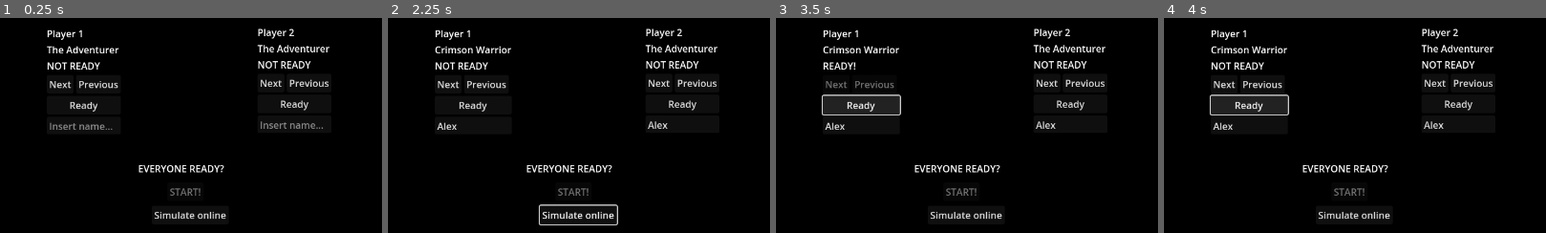
Above: before the commit, frames 1-4 (left to right).
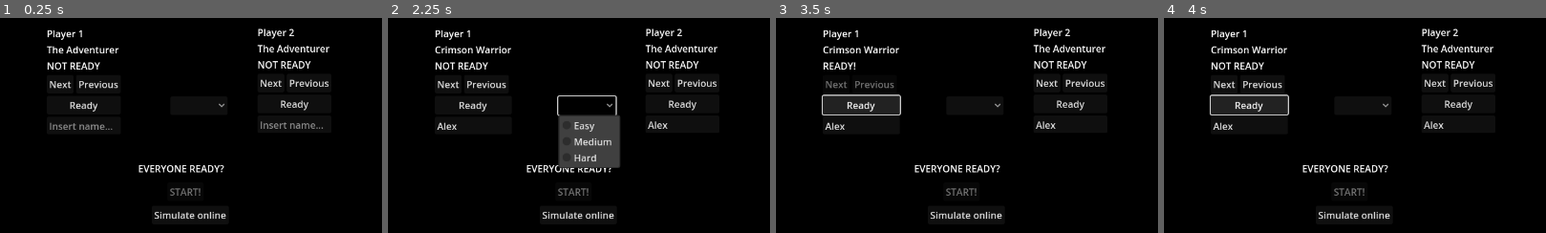
Above: after the commit, the same moments.

Repository: luizpanigassi/bulletoverflow42
Game: Godot game, scene res://client/scenes/ui/character_select.tscn
The game is run twice, just before and just after one commit, with the same random seed, the same clock (stepped at 60 frames per second) and the same inputs.
Inputs (mouse positions are % of the whole screen's width and height, from its top left):
- Up to frame 1 (0.25 s): no input
- Up to frame 2 (2.25 s): click (32, 58) at 0.52 s; type "Alex" at 0.6 s; click (59, 57) at 0.75 s; type "Alex" at 0.83 s; click "Simulate online" at 1.25 s; click (47, 53) at 2.02 s
- Up to frame 3 (3.5 s): click "Ready" at 2.75 s
- Up to frame 4 (4 s): click "Ready" at 3.5 s
The pictures show only the part of the screen within x 21-71%, y 32-82%; the shares and areas given below are measured in that part.

The runs differ from the first frame. In frame 1, less than 0.1% of the frame differs, in the area x 57-59%, y 39-42%; in frame 2, 4.5%, in the area x 39-61%, y 36-97%; in frame 3, less than 0.1%; in frame 4, less than 0.1%.

Commit message:
[feat]: hard bot added, polished all

Diff:
--- a/client/scenes/ui/character_select.tscn
+++ b/client/scenes/ui/character_select.tscn
@@ -135,3 +135,17 @@
 offset_right = 649.0
 offset_bottom = 579.0
 text = "Simulate online"
+
+[node name="BotDifficultyOption" type="OptionButton" parent="."]
+layout_mode = 0
+offset_left = 551.0
+offset_top = 365.0
+offset_right = 583.0
+offset_bottom = 385.0
+item_count = 3
+popup/item_0/text = "Easy"
+popup/item_0/id = 0
+popup/item_1/text = "Medium"
+popup/item_1/id = 1
+popup/item_2/text = "Hard"
+popup/item_2/id = 2
--- a/client/scripts/entities/powerup.gd
+++ b/client/scripts/entities/powerup.gd
@@ -12,6 +12,7 @@
 var float_time: float = 0.0
 
 func _ready():
+	add_to_group("powerups")
 	configure_visual()
 
 func _process(delta: float) -> void:
--- a/client/scripts/system/bot_controller.gd
+++ b/client/scripts/system/bot_controller.gd
@@ -33,6 +33,8 @@
 	controlled_player.set_external_input(snapshot)
 
 func _process_medium() -> void:
+	if not is_instance_valid(controlled_player) or not is_instance_valid(target_player):
+		return
 	var snapshot := InputSnapshot.new()
 	var to_target := target_player.global_position - controlled_player.global_position
 	var distance := to_target.length()
@@ -61,5 +63,80 @@
 	controlled_player.set_external_input(snapshot)
 
 func _process_hard() -> void:
+	if not is_instance_valid(controlled_player) or not is_instance_valid(target_player):
+		return
 	var snapshot := InputSnapshot.new()
 	var to_target := target_player.global_position - controlled_player.global_position
+	var distance := to_target.length()
+
+	var time_to_hit := distance / BULLET_SPEED
+	var predicted_pos := target_player.global_position + target_player.velocity * time_to_hit
+	var aim_dir := (predicted_pos - controlled_player.global_position).normalized()
+	snapshot.aim_direction = aim_dir
+
+	var dodge_dir := _get_dodge_direction()
+
+	var perp := Vector2(-to_target.normalized().y, to_target.normalized().x)
+	var orbit := perp * sin(Time.get_ticks_msec() * 0.003)
+	var base_move: Vector2
+	if distance > OPTIMAL_DISTANCE + 50:
+		base_move = to_target.normalized()
+	elif distance < OPTIMAL_DISTANCE - 50:
+		base_move = -to_target.normalized()
+	else:
+		base_move = orbit
+
+	if dodge_dir != Vector2.ZERO:
+		snapshot.move_direction = dodge_dir
+		snapshot.dash_pressed = true
+	else:
+		var powerup_dir := _get_nearest_powerup_direction()
+		var move := (base_move + orbit * 0.5).normalized()
+		if powerup_dir != Vector2.ZERO:
+			move = (move + powerup_dir * 0.4).normalized()
+		snapshot.move_direction = move
+
+	var raw_dir := to_target.normalized()
+	if aim_dir.dot(raw_dir) > AIM_DOT_HARD:
+		snapshot.shoot_pressed = true
+
+	if controlled_player.current_ammo == 0:
+		snapshot.reload_pressed = true
+
+	controlled_player.set_external_input(snapshot)
+
+func _get_dodge_direction() -> Vector2:
+	for p in get_tree().get_nodes_in_group("projectiles"):
+		if not is_instance_valid(p):
+			continue
+		var proj := p as Node2D
+		if proj == null:
+			continue
+		if proj.get("owner_id") == controlled_player.player_id:
+			continue
+		var to_bot := controlled_player.global_position - proj.global_position
+		if to_bot.length() > DODGE_RANGE:
+			continue
+		var proj_dir: Vector2 = proj.get("direction") if proj.get("direction") != null else Vector2.ZERO
+		if proj_dir == Vector2.ZERO:
+			continue
+		if proj_dir.dot(to_bot.normalized()) > 0.6:
+			return to_bot.normalized().rotated(PI / 2)
+	return Vector2.ZERO
+
+func _get_nearest_powerup_direction() -> Vector2:
+	var powerups := get_tree().get_nodes_in_group("powerups")
+	if powerups.is_empty():
+		return Vector2.ZERO
+	var nearest: Node2D = null
+	var nearest_dist := INF
+	for p in powerups:
+		if not is_instance_valid(p):
+			continue
+		var d := controlled_player.global_position.distance_to((p as Node2D).global_position)
+		if d > nearest_dist:
+			nearest_dist = d
+			nearest = p as Node2D
+	if nearest == null or nearest_dist > 500.0:
+		return Vector2.ZERO
+	return(nearest.global_position - controlled_player.global_position).normalized()
--- a/client/scripts/system/game_manager.gd
+++ b/client/scripts/system/game_manager.gd
@@ -113,6 +113,9 @@
 
 	bot_controller.controlled_player = player2
 	bot_controller.target_player = player1
+
+	if MatchData.session:
+		bot_controller.difficulty = MatchData.session.bot_difficulty
 
 	add_child(bot_controller)
 
--- a/client/scripts/system/match_data.gd
+++ b/client/scripts/system/match_data.gd
@@ -12,7 +12,7 @@
 func clear_session() -> void:
 	session = null
 
-func set_local_session(p1_character_id: StringName, p2_character_id: StringName, p1_username: String = "Player 1", p2_username: String = "Player 2") -> void:
+func set_local_session(p1_character_id: StringName, p2_character_id: StringName, p1_username: String = "Player 1", p2_username: String = "Player 2", bot_difficulty: String = "easy") -> void:
 	session = SessionConfig.new()
 	session.mode = &"local"
 	session.match_id = &""
@@ -21,6 +21,7 @@
 	session.host_id = &""
 	session.websocket_url = ""
 	session.game_type = &"vs_bot"
+	session.bot_difficulty = bot_difficulty
 	session.players = [
 		_make_player_state(1, p1_character_id, true, p1_username),
 		_make_player_state(2, p2_character_id, true, p2_username),
--- a/client/scripts/ui/character_select.gd
+++ b/client/scripts/ui/character_select.gd
@@ -15,6 +15,7 @@
 @onready var simulate_online_button: Button = $SimulateOnlineButton
 @onready var p1_username_input: LineEdit = $P1Panel/P1UsernameInput
 @onready var p2_username_input: LineEdit = $P2Panel/P2UsernameInput
+@onready var bot_difficulty_option: OptionButton = $BotDifficultyOption
 
 @export var player_id: int = 1
 
@@ -120,11 +121,15 @@
 	if username_p2.is_empty():
 		username_p2 = "Player 2"
 
+	var difficulties := ["easy", "medium", "hard"]
+	var selected_difficulty: String = difficulties[bot_difficulty_option.selected]
+
 	MatchData.set_local_session(
 		characters[p1_index].character_id,
 		characters[p2_index].character_id,
 		username_p1,
-		username_p2
+		username_p2,
+		selected_difficulty
 	)
 
 	get_tree().change_scene_to_file("res://client/scenes/game.tscn")
